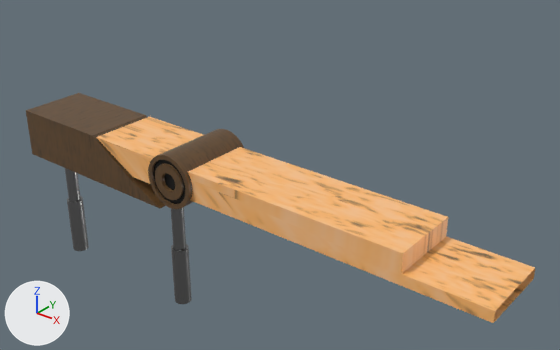
The FBX model Assets/Levels/2/Models/level2.fbx, before and after one commit.
The view is the same before and after, from a camera (50 mm lens) standing at (24.26, -26.76, 18.76) and looking at (1.46, 1.74, 1.09). The lights are fixed; the arrows at lower left show +X, +Y and +Z. Where no turn or scale is listed for an object, it has been applied to the vertices.

Script lines for the objects in view, before the commit:
```python
me_cube = bpy.data.meshes.new('Cube')
me_cube.from_pydata(...)  # 14 vertices, 11 faces; spans x -21.89..-10.48, y -2.0..2.0, z -2.0..0.89
me_cube.materials.append(mat_darkwood)  # picture img_startramp_darkwood_png
me_interactable = bpy.data.meshes.new('Interactable')
me_interactable.from_pydata(...)  # 384 vertices, 354 faces; spans x -1.5..1.5, y -2.25..2.25, z -1.5..1.5
# faces by material slot: [289, 65]
me_interactable.materials.append(mat_darkwood)  # picture img_startramp_darkwood_png
me_interactable.materials.append(mat_lightup)  # black #000000
me_piston = bpy.data.meshes.new('Piston')
me_piston.from_pydata(...)  # 128 vertices, 98 faces; spans x -0.5..0.5, y -0.5..0.5, z 0.0..2.0
me_piston.materials.append(mat_darkmetal)  # grey #8c8c8c
ob_elevator = bpy.data.objects.new('Elevator', me_cube)
ob_elevator.location = (6.67, 0.0, 0.91)
ob_interactable = bpy.data.objects.new('Interactable', me_interactable)
ob_interactable.location = (-2.74, 0.0, 0.91)
ob_piston_001 = bpy.data.objects.new('Piston.001', me_piston)
ob_piston_001.location = (-14.29, 0.0, -8.43)
ob_piston_001.scale = (1.0, 1.0, 3.68)
# also in view: 'Piston' at (-4.62, 0.0, -4.74); 'SecondFloor' at (3.27, 0.0, 0.99)
```
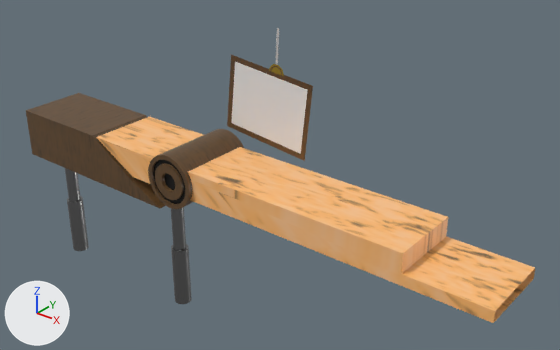
Edits to the scene script, one JSON object a line:
```json
{"op": "add", "block": "img_string_png", "code": ["img_string_png = load_image('String.png', '../../1/Textures/String.png', 2048, 2048, 'sRGB')"]}
{"op": "add", "block": "mat_realstring", "code": ["mat_realstring = principled_material('RealString')", "mat_realstring.texture = img_string_png"]}
{"op": "add", "block": "mat_anysign", "code": ["mat_anysign = principled_material('AnySign')", "mat_anysign.base_color = (0.8, 0.8, 0.8)  # white #e7e7e7"]}
{"op": "add", "block": "mat_goldfixture", "code": ["mat_goldfixture = principled_material('GoldFixture')", "mat_goldfixture.base_color = (0.8, 0.535, 0.0801)  # yellow #e7c150", "mat_goldfixture.metallic = 1.0", "mat_goldfixture.roughness = 0.144"]}
{"op": "add", "block": "me_stringplane", "code": ["me_stringplane = bpy.data.meshes.new('StringPlane')", "me_stringplane.from_pydata(...)  # 4 vertices, 1 face; spans x -0.13..0.13, y 0.0, z -1.04..1.04", "me_stringplane.materials.append(mat_realstring)  # picture img_string_png"]}
{"op": "add", "block": "me_signgeo", "code": ["me_signgeo = bpy.data.meshes.new('SignGeo')", "me_signgeo.from_pydata(...)  # 8 vertices, 5 faces; spans x -2.85..2.85, y 0.0, z -2.33..2.33", "# faces by material slot: [4, 1]", "me_signgeo.materials.append(mat_darkwood)  # picture img_startramp_darkwood_png", "me_signgeo.materials.append(mat_anysign)  # its picture is missing"]}
{"op": "add", "block": "me_goldfixture", "code": ["me_goldfixture = bpy.data.meshes.new('GoldFixture')", "me_goldfixture.from_pydata(...)  # 51 vertices, 3 faces; spans x -0.469..0.469, y 0.0, z -0.045..0.469", "# faces by material slot: [1, 2]", "me_goldfixture.materials.append(mat_darkwood)  # picture img_startramp_darkwood_png", "me_goldfixture.materials.append(mat_goldfixture)  # yellow #e7c150"]}
{"op": "add", "block": "ob_string_004", "code": ["ob_string_004 = bpy.data.objects.new('String.004', me_stringplane)", "ob_string_004.location = (1.08, 2.01, 7.75)"]}
{"op": "add", "block": "ob_sign1_004", "code": ["ob_sign1_004 = bpy.data.objects.new('Sign1.004', me_signgeo)", "ob_sign1_004.location = (0.44, 2.0, 4.54)"]}
{"op": "add", "block": "ob_goldfixture_004", "code": ["ob_goldfixture_004 = bpy.data.objects.new('GoldFixture.004', me_goldfixture)", "ob_goldfixture_004.location = (1.02, 2.0, 6.47)"]}
```

Location of each change, (x1, y1, x2, y2) in pixels of the pictures (560 x 350 px):
```json
{"object": "Sign1.004", "change": "added", "after": [227, 55, 313, 161], "faces in mat_anysign (its picture is missing)": [232, 62, 308, 154], "faces in mat_darkwood (picture img_startramp_darkwood_png)": [227, 55, 313, 161]}
{"object": "GoldFixture.004", "change": "added", "after": [269, 64, 284, 76]}
```
